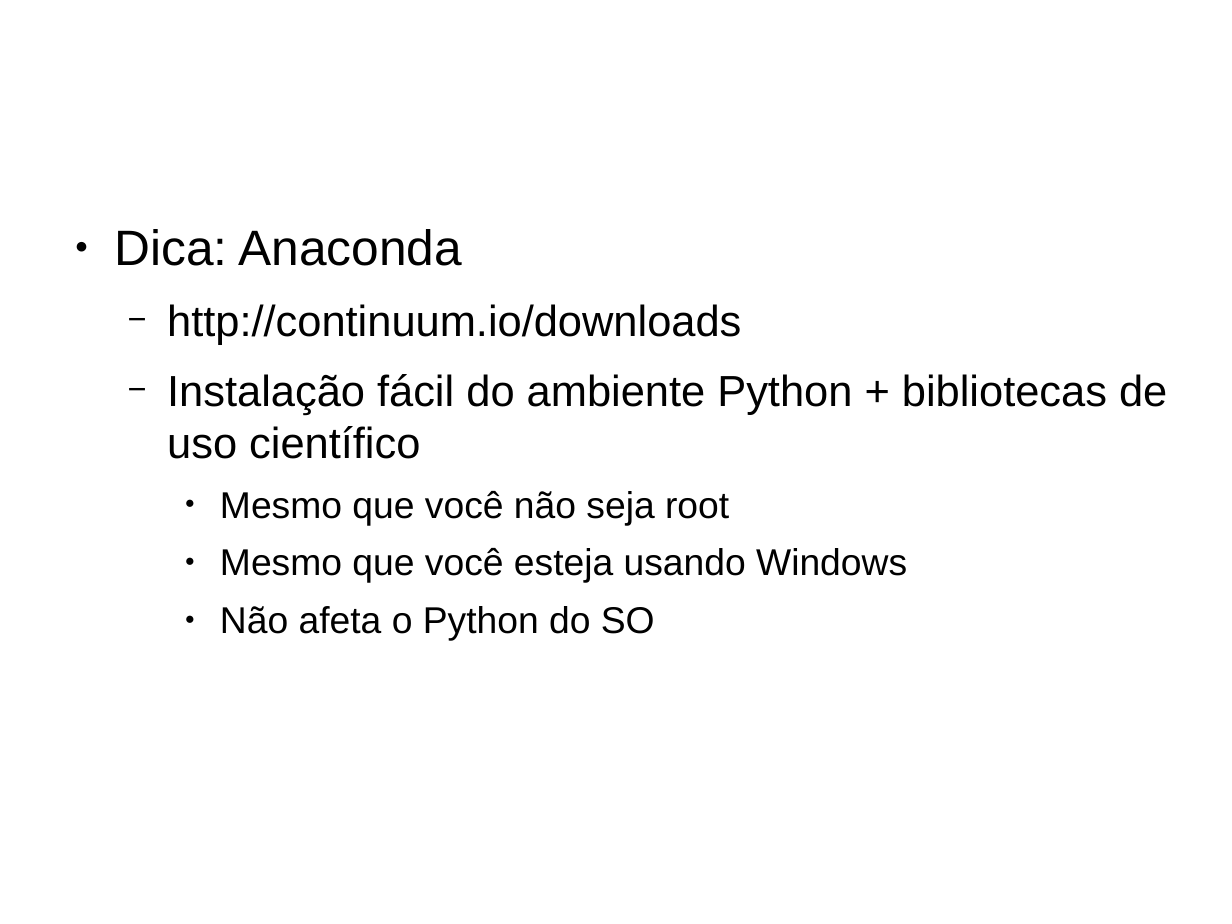
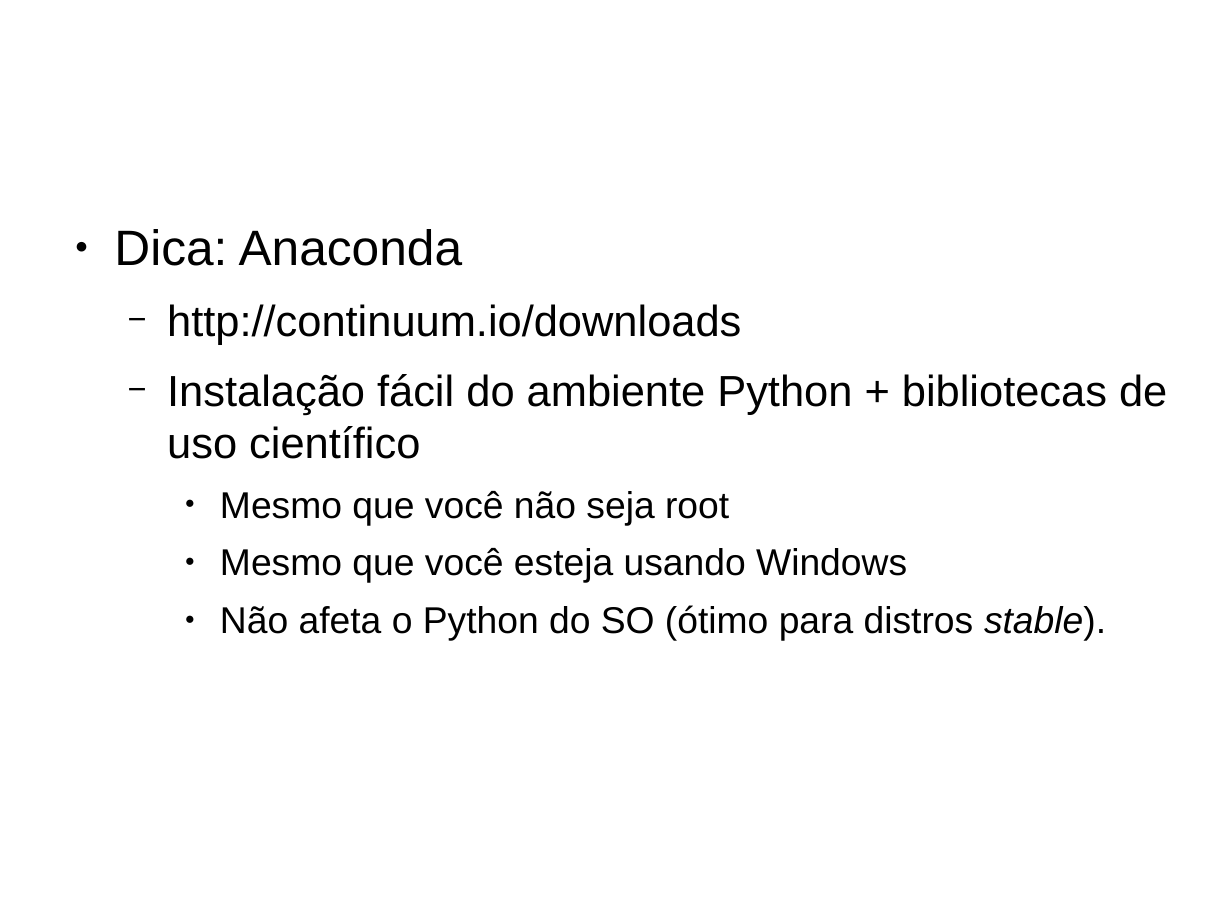
Before and after one commit to renanbirck/sfdsm-2015, a slide deck: slide 10 of Slides.odp. Drawn at 1232x924 pixels with LibreOffice and Linux fonts; fonts in the diff are those of the drawing. Boxes give left, top, right and bottom in pixels: in the first picture for what was removed or moved away, otherwise in the second. Text is boxed around its words. In the diff, an @@ line names an element or a change of style, - is before the commit and + after.

```diff
--- a/Slides.odp
+++ b/Slides.odp
@@ text at [220,605,1106,641]: text changed @@
-    ● Não afeta o Python do SO
+    ● Não afeta o Python do SO (ótimo para distros stable).
```
Also in this commit, not shown: 1 other slide changed, 2 slides added, 1 slide removed, 1 other file.
